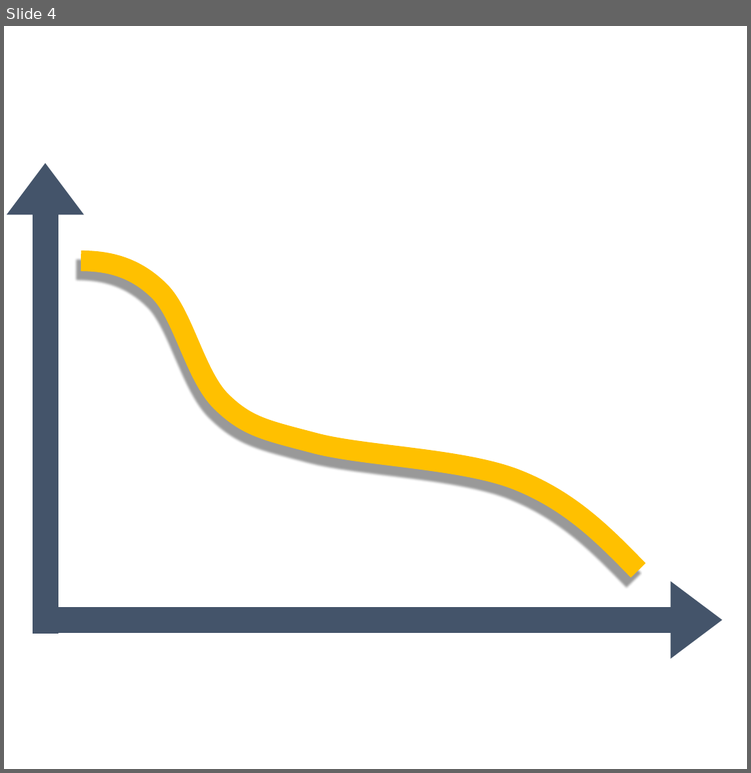
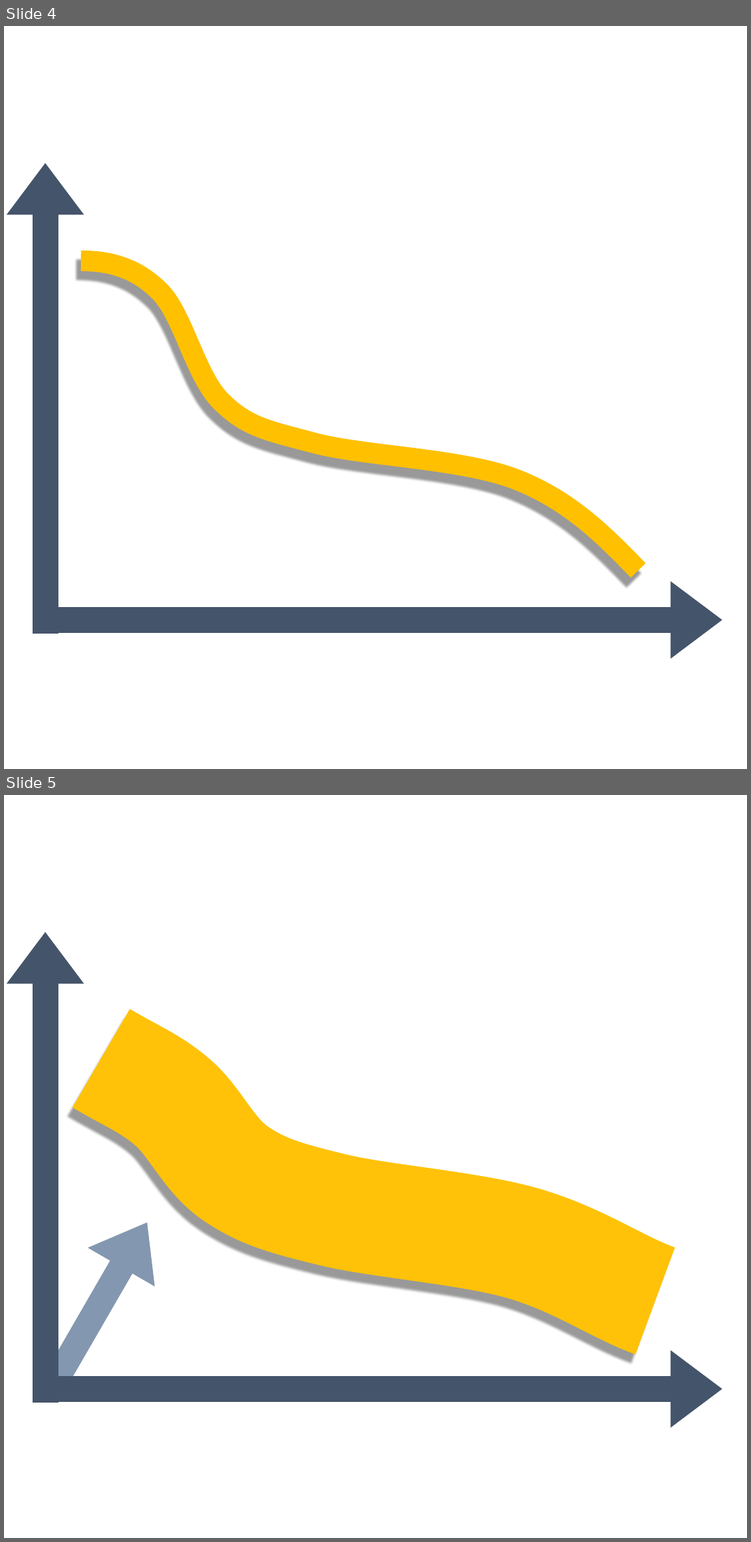
Before and after one commit to hydroffice/hyo2_openbst, a slide deck: resources/icons.pptx. Shown one above the other, each under a label of ours: slide 4 before the commit, slides 4 and 5 after it. The pictures are 751x773 and 751x1542 pixels, drawn with LibreOffice and Linux fonts; fonts in the diff are those of the drawing. Boxes give left, top, right and bottom in pixels: in the first picture for what was removed or moved away, otherwise in the second. Text is boxed around its words. In the diff, an @@ line names an element or a change of style, - is before the commit and + after.

```diff
--- a/resources/icons.pptx
+++ b/resources/icons.pptx
@@ slide 5 added at (4, 795, 747, 1538), background #FFFFFF @@
@@ arrow added from (45, 1403) to (45, 932), #44546A 15 pt @@
@@ freeform shape added at (102, 1059, 655, 1301), outline #FFC208 66.25 pt @@
@@ arrow added from (55, 1380) to (147, 1222), #8497B0 15 pt @@
@@ arrow added from (33, 1389) to (722, 1389), #44546A 15 pt @@
```
Also in this commit, not shown: 1 slide changed, 7 other files.
